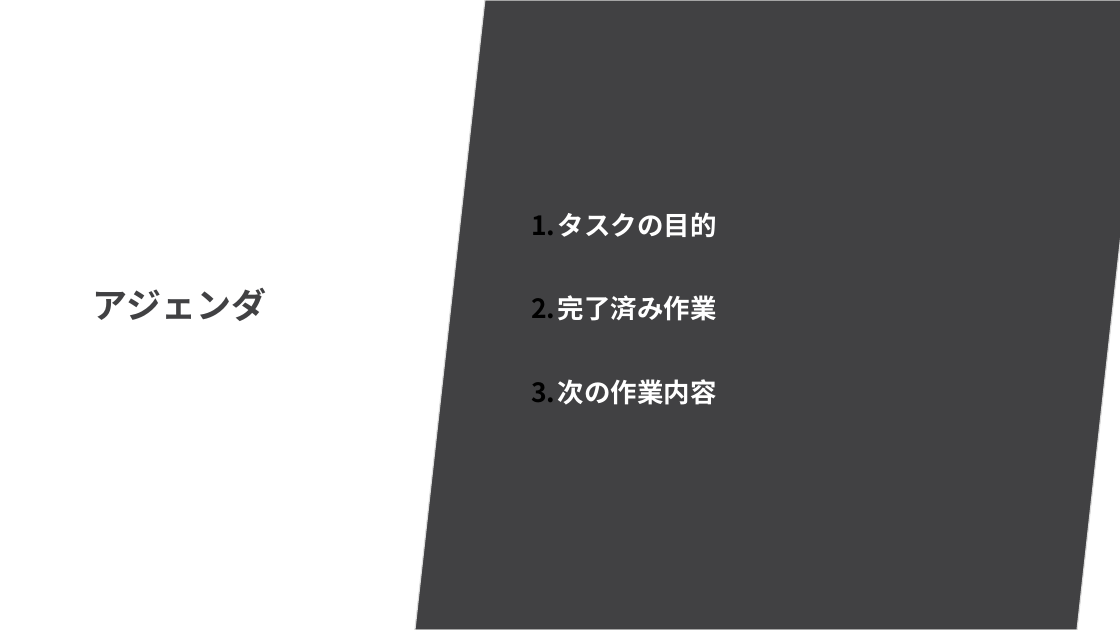
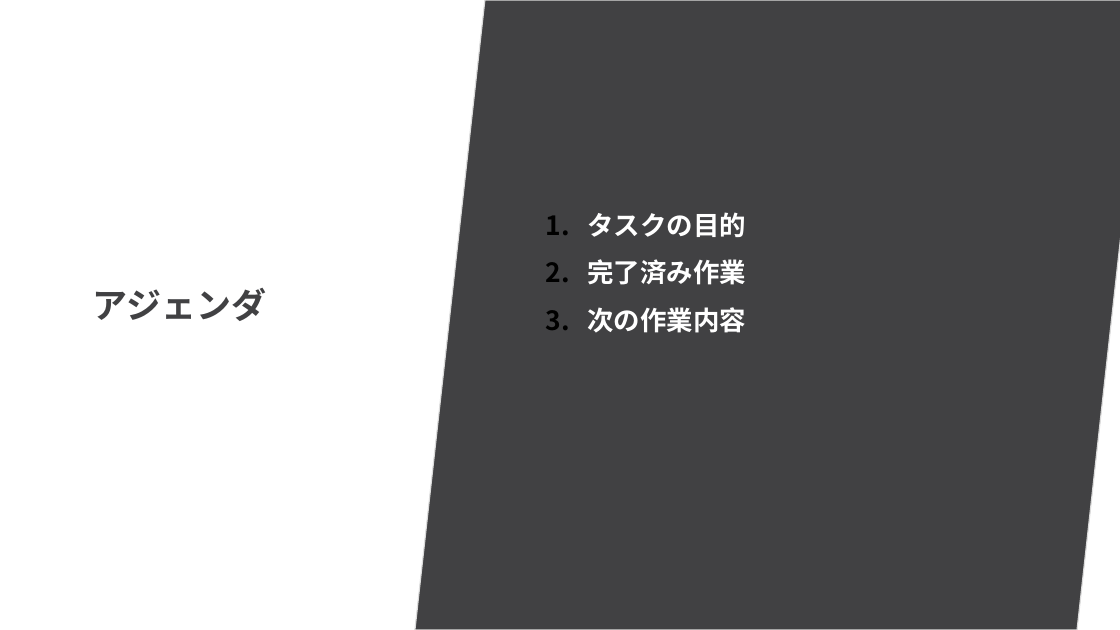
Before and after one commit to anhnvVNU/slide_maker, a slide deck: slide 2 of output/final_presentation.pptx. Drawn at 1120x630 pixels with LibreOffice and Linux fonts; fonts in the diff are those of the drawing; background and template pictures are left out. Boxes give left, top, right and bottom in pixels: in the first picture for what was removed or moved away, otherwise in the second. Text is boxed around its words. In the diff, an @@ line names an element or a change of style, - is before the commit and + after.

```diff
--- a/output/final_presentation.pptx
+++ b/output/final_presentation.pptx
@@ text "タスクの目的" at box(587, 212, 746, 333): indent changed; less space between paragraphs @@
```
Also in this commit, not shown: 10 other slides changed, 2 slides removed, 25 other files.
